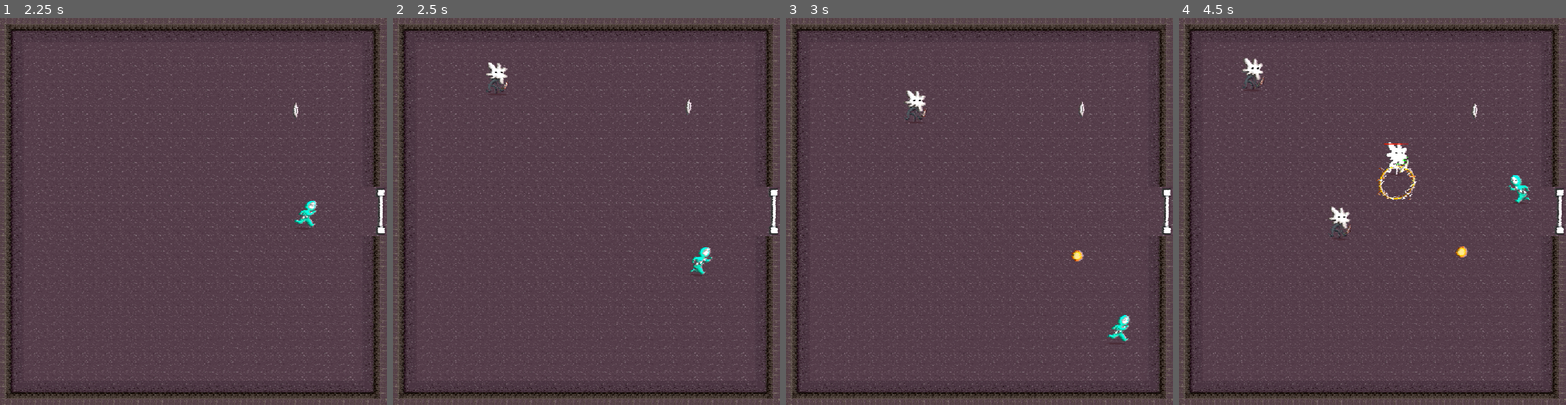
Above: before the commit, frames 1-4 (left to right).
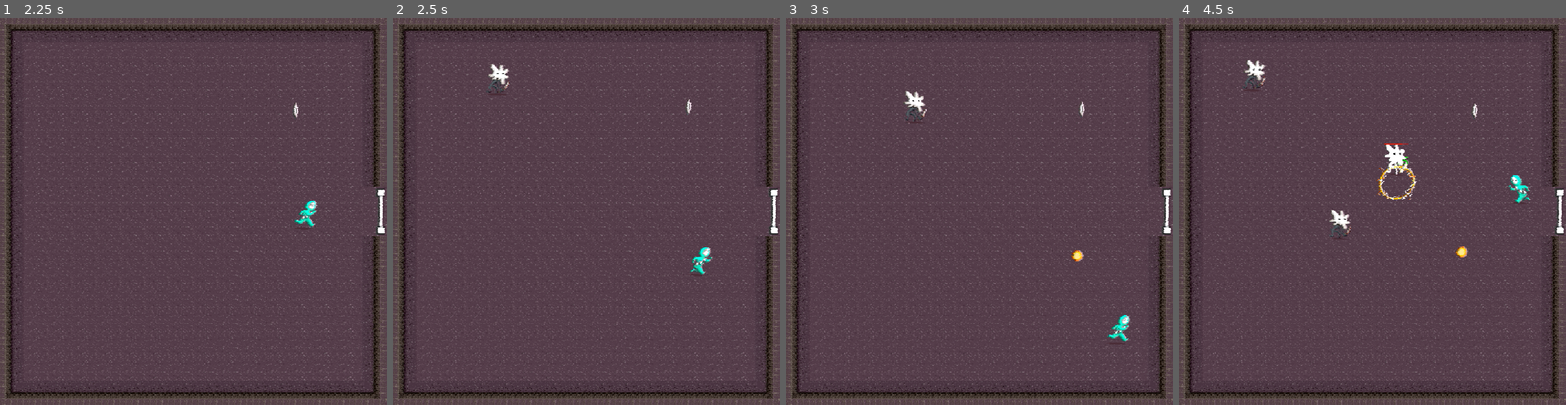
Above: after the commit, the same moments.

Repository: HephepTeam/GGJ2026
Game: Godot game, scene res://scenes/menus/main_menu.tscn
Same seed, same stepped clock (60 frames per second), same inputs: the game is played once before the commit and once after it.
Inputs (mouse positions are in pixels of both pictures, inside the frame that each line leads up to):
- Up to frame 1 (2.25 s): click "Let's Gong !" at 0.5 s; move the mouse to (278, 192) at 1.27 s; hold Right (ui_right) 1.28-2.03 s; move the mouse to (116, 230) at 2.02 s; hold Down (ui_down) from 2.03 s (still down)
- Up to frame 2 (2.5 s): keep holding Down (ui_down)
- Up to frame 3 (3 s): move the mouse to (1018, 126) at 2.77 s; release Down (ui_down) at 2.78 s; hold Right (ui_right) from 2.78 s (still down)
- Up to frame 4 (4.5 s): move the mouse to (1353, 288) at 3.52 s; release Right (ui_right) at 3.53 s; hold Up (ui_up) 3.53-4.28 s; move the mouse to (1488, 269) at 4.27 s; hold Left (ui_left) from 4.28 s (still down)

Frame 1 is identical in both runs. In frame 2, 0.2% of the frame differs, in the area x 24-31%, y 11-20%; in frame 3, 0.1%; in frame 4, 0.5%, in the area x 16-60%, y 10-57%.

Commit message:
Adds enemy animation.

Diff:
--- a/scenes/Enemy/enemy.gd
+++ b/scenes/Enemy/enemy.gd
@@ -8,7 +8,7 @@
 
 @export var mask: MaskData
 
-@onready var body: AnimatedSprite2D = $Body
+@onready var body: AnimatedSprite2D = %Body
 
 var mask_scene: PackedScene = preload("res://scenes/collectible/mask.tscn")
 var points_scene: PackedScene = preload("res://scenes/points.tscn")
@@ -25,7 +25,7 @@
 func _ready():
 	Globals.mask_picked_up.connect(on_mask_picked_up)
 	if mask:
-		$Body/Mask.texture = mask.mask_texture
+		%Mask.texture = mask.mask_texture
 	change_modulate()
 
 func is_dead() -> bool:
@@ -94,10 +94,10 @@
 
 	health = clamp(health - val, 0, health)
 	var tween := create_tween()
-	tween.tween_property(%Body, 'modulate:v', 15.0, 0.1)
-	tween.tween_property(%Body, 'modulate:v', 1.0, 0.1)
+	tween.tween_property(body, 'modulate:v', 15.0, 0.1)
+	tween.tween_property(body, 'modulate:v', 1.0, 0.1)
 	if health <= 0:
-		tween.tween_property(%Body, 'scale:y', 0.0, 0.3)
+		tween.tween_property(body, 'scale:y', 0.0, 0.3)
 		tween.tween_callback(die)
 
 
--- a/scenes/Enemy/enemy.tscn
+++ b/scenes/Enemy/enemy.tscn
@@ -30,22 +30,87 @@
 radius = 23.0
 height = 72.0
 
+[sub_resource type="Animation" id="Animation_eacat"]
+length = 0.001
+tracks/0/type = "value"
+tracks/0/imported = false
+tracks/0/enabled = true
+tracks/0/path = NodePath("Visuals:skew")
+tracks/0/interp = 1
+tracks/0/loop_wrap = true
+tracks/0/keys = {
+"times": PackedFloat32Array(0),
+"transitions": PackedFloat32Array(1),
+"update": 0,
+"values": [0.0]
+}
+tracks/1/type = "value"
+tracks/1/imported = false
+tracks/1/enabled = true
+tracks/1/path = NodePath("Visuals:scale")
+tracks/1/interp = 1
+tracks/1/loop_wrap = true
+tracks/1/keys = {
+"times": PackedFloat32Array(0),
+"transitions": PackedFloat32Array(1),
+"update": 0,
+"values": [Vector2(1, 1)]
+}
+
+[sub_resource type="Animation" id="Animation_ixhtt"]
+resource_name = "walking"
+length = 0.8
+loop_mode = 1
+tracks/0/type = "value"
+tracks/0/imported = false
+tracks/0/enabled = true
+tracks/0/path = NodePath("Visuals:skew")
+tracks/0/interp = 1
+tracks/0/loop_wrap = true
+tracks/0/keys = {
+"times": PackedFloat32Array(0, 0.2, 0.6, 0.8),
+"transitions": PackedFloat32Array(1, 1, 1, 1),
+"update": 0,
+"values": [0.0, 0.08726646, -0.08726646, 0.0]
+}
+tracks/1/type = "value"
+tracks/1/imported = false
+tracks/1/enabled = true
+tracks/1/path = NodePath("Visuals:scale")
+tracks/1/interp = 1
+tracks/1/loop_wrap = true
+tracks/1/keys = {
+"times": PackedFloat32Array(0, 0.4),
+"transitions": PackedFloat32Array(1, 1),
+"update": 0,
+"values": [Vector2(1, 1), Vector2(1, 0.9)]
+}
+
+[sub_resource type="AnimationLibrary" id="AnimationLibrary_wfr8x"]
+_data = {
+&"RESET": SubResource("Animation_eacat"),
+&"walking": SubResource("Animation_ixhtt")
+}
+
 [node name="Enemy" type="CharacterBody2D" unique_id=1661876933 groups=["enemy"]]
 collision_layer = 2
 collision_mask = 8
 script = ExtResource("1_84vye")
 mask = ExtResource("2_grfqg")
 
-[node name="Shadow" type="Sprite2D" parent="." unique_id=2114353493]
+[node name="Visuals" type="Node2D" parent="." unique_id=1956700674]
+
+[node name="Shadow" type="Sprite2D" parent="Visuals" unique_id=2114353493]
 texture = ExtResource("2_ixhtt")
 
-[node name="Body" type="AnimatedSprite2D" parent="." unique_id=1419797350]
+[node name="Body" type="AnimatedSprite2D" parent="Visuals" unique_id=1419797350]
 unique_name_in_owner = true
 z_index = 1
 sprite_frames = SubResource("SpriteFrames_q0kbr")
 offset = Vector2(0, -25)
 
-[node name="Mask" type="Sprite2D" parent="Body" unique_id=489954926]
+[node name="Mask" type="Sprite2D" parent="Visuals/Body" unique_id=489954926]
+unique_name_in_owner = true
 position = Vector2(-3, -56)
 texture = ExtResource("5_eacat")
 
@@ -72,5 +137,9 @@
 
 [node name="healthbar" parent="." unique_id=1008328001 instance=ExtResource("6_eacat")]
 
+[node name="AnimationPlayer" type="AnimationPlayer" parent="." unique_id=137225749]
+libraries/ = SubResource("AnimationLibrary_wfr8x")
+autoplay = &"walking"
+
 [connection signal="area_entered" from="Area2D" to="." method="_on_area_2d_area_entered"]
 [connection signal="area_exited" from="Area2D" to="." method="_on_area_2d_area_exited"]
--- a/scenes/room.gd
+++ b/scenes/room.gd
@@ -16,8 +16,6 @@
 var killed_enemies:= 0
 
 func _ready():
-	print(door_flags)
-
 	if door_flags & 1 == 1:
 		set_cell(Vector2i(7,0), 3, Vector2.ZERO)
 		set_cell(Vector2i(8,0), 3, Vector2.ZERO)
